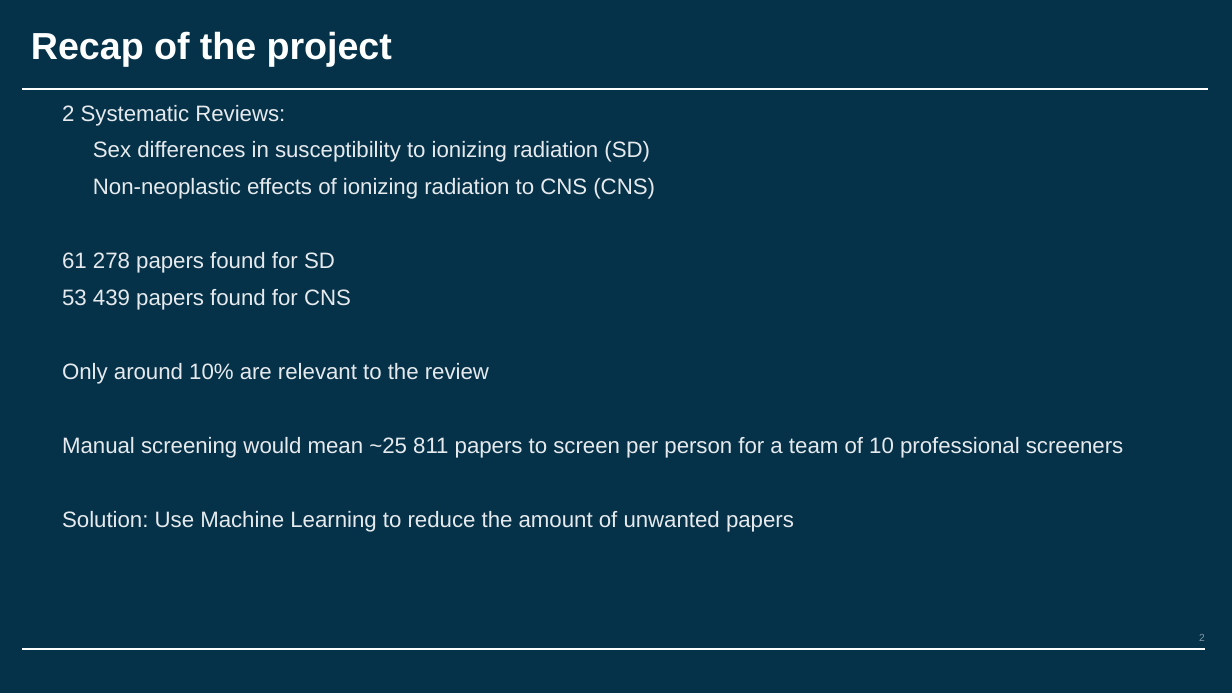
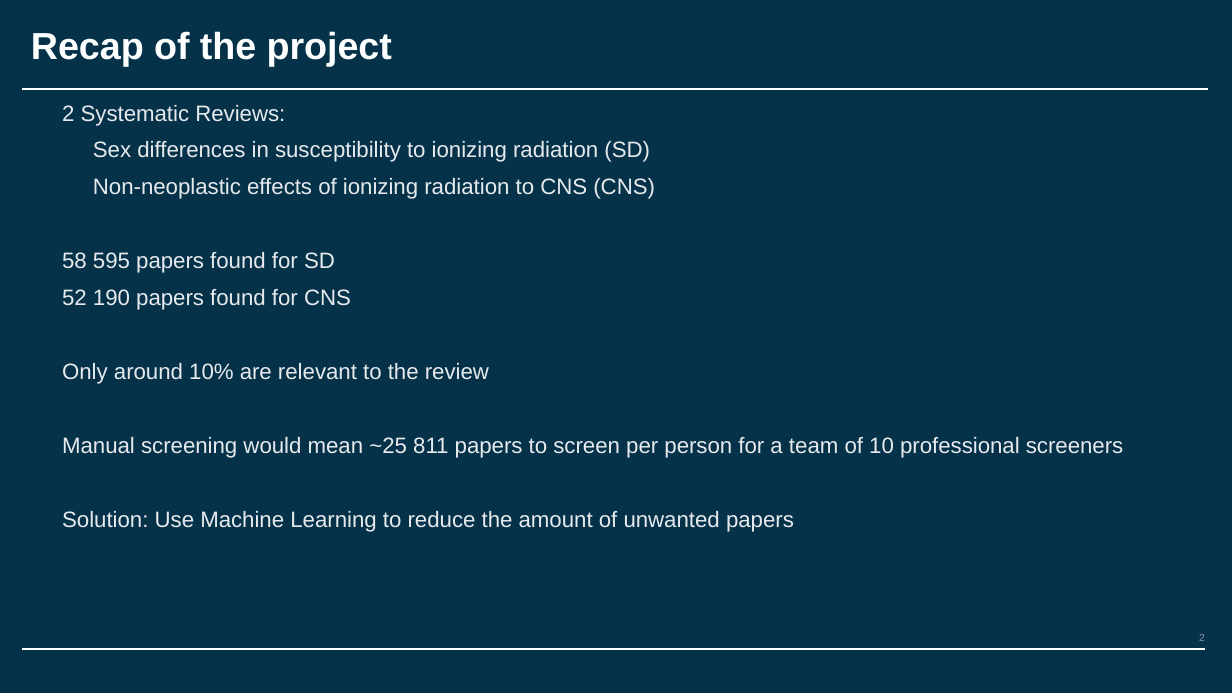
Before and after one commit to ESA-RadLab/BERTCSRS, a slide deck: slide 2 of Project info.pptx. Drawn at 1232x693 pixels with LibreOffice and Linux fonts; fonts in the diff are those of the drawing; background and template pictures are left out. Boxes give left, top, right and bottom in pixels: in the first picture for what was removed or moved away, otherwise in the second. Text is boxed around its words. In the diff, an @@ line names an element or a change of style, - is before the commit and + after.

```diff
--- a/Project info.pptx
+++ b/Project info.pptx
@@ text at box(62, 252, 351, 310): text changed @@
-61 278 papers found for SD
-53 439 papers found for CNS
+58 595 papers found for SD
+52 190 papers found for CNS
```
Also in this commit, not shown: 6 other slides changed, 3 other files.
